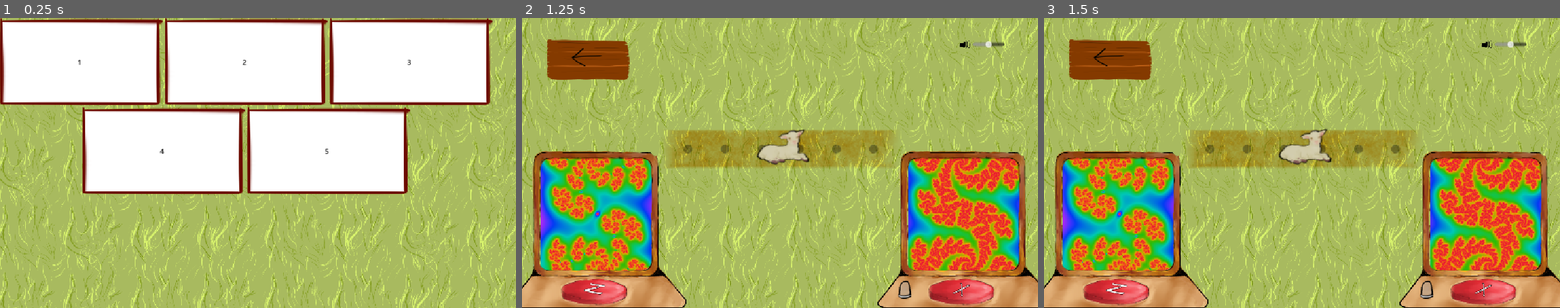
Above: before the commit, frames 1-3 (left to right).
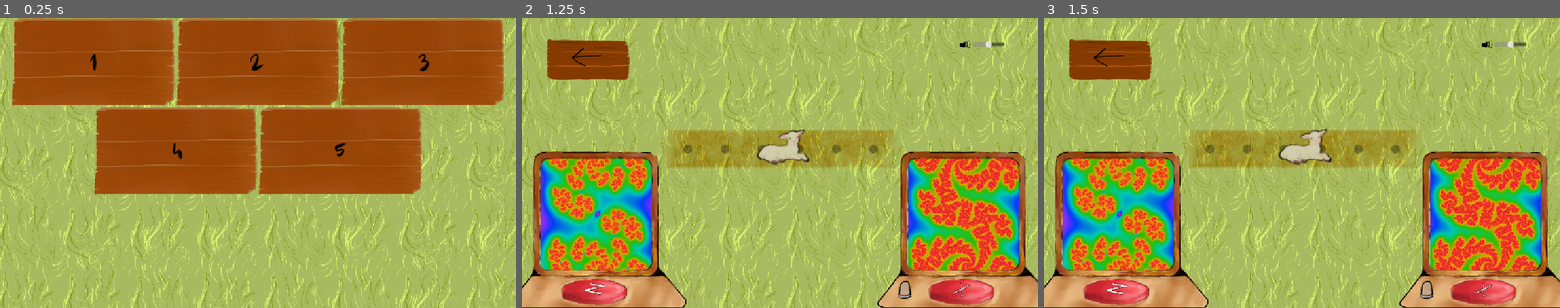
Above: after the commit, the same moments.

Repository: Wallted/ldjam-59
Game: Godot game, scene res://main.tscn
Same seed, same stepped clock (60 frames per second), same inputs: the game is played once before the commit and once after it. The engine's default icon, where the game draws it, is replaced by a stand-in: a white triangle on a blue panel in a dark square.
Inputs (mouse positions are in pixels of both pictures, inside the frame that each line leads up to):
- Up to frame 1 (0.25 s): no input
- Up to frame 2 (1.25 s): click "1" at 0.5 s
- Up to frame 3 (1.5 s): click (1302, 148) at 1.25 s

The runs differ from the first frame. In frame 1, 48% of the frame differs, in the area x 0-98%, y 0-62%; in frame 2, nothing differs; in frame 3, nothing differs.

Commit message:
fontito digito

Diff:
--- a/assets/level_button.tres
+++ b/assets/level_button.tres
@@ -4,8 +4,5 @@
 
 [resource]
 texture = ExtResource("1_ttg5h")
-texture_margin_left = 8.0
-texture_margin_top = 10.0
-texture_margin_right = 16.0
-texture_margin_bottom = 9.0
-region_rect = Rect2(4, 2, 60, 60)
+region_rect = Rect2(19, 4, 475, 237)
+modulate_color = Color(0.8862745, 0.8862745, 0.8862745, 1)
--- /dev/null
+++ b/assets/level_button_highlight.tres
@@ -0,0 +1,7 @@
+[gd_resource type="StyleBoxTexture" format=3 uid="uid://cajbj8jru1phd"]
+
+[ext_resource type="Texture2D" uid="uid://n17fjm16wy2k" path="res://assets/level_button_bg.png" id="1_xg1fk"]
+
+[resource]
+texture = ExtResource("1_xg1fk")
+region_rect = Rect2(19, 4, 475, 237)
--- a/menu/level_button/level_button.tscn
+++ b/menu/level_button/level_button.tscn
@@ -1,15 +1,20 @@
 [gd_scene format=3 uid="uid://gbudv1i2une2"]
 
+[ext_resource type="FontFile" uid="uid://dkmuesadxthj6" path="res://assets/digits.png" id="1_frgow"]
+[ext_resource type="StyleBox" uid="uid://cajbj8jru1phd" path="res://assets/level_button_highlight.tres" id="1_oc4oc"]
 [ext_resource type="StyleBox" uid="uid://d1gngm1geoatt" path="res://assets/level_button.tres" id="1_pbqjf"]
 [ext_resource type="Script" uid="uid://cu3bv20eod1gs" path="res://menu/level_button/level_button.gd" id="2_or0e7"]
 [ext_resource type="Texture2D" uid="uid://bwj5y360ujs13" path="res://assets/ufo1.png" id="3_oc4oc"]
 
-[node name="LevelButton" type="Button" unique_id=582310369]
+[node name="LevelButton" type="Button" unique_id=684907797]
 offset_right = 62.0
 offset_bottom = 39.0
 theme_override_colors/font_color = Color(0, 0, 0, 1)
-theme_override_font_sizes/font_size = 16
+theme_override_fonts/font = ExtResource("1_frgow")
+theme_override_font_sizes/font_size = 64
 theme_override_styles/normal = ExtResource("1_pbqjf")
+theme_override_styles/pressed = ExtResource("1_oc4oc")
+theme_override_styles/hover = ExtResource("1_oc4oc")
 script = ExtResource("2_or0e7")
 
 [node name="CompletionMark" type="TextureRect" parent="." unique_id=1432984207]
--- a/menu/menu.tscn
+++ b/menu/menu.tscn
@@ -45,6 +45,7 @@
 layout_mode = 0
 offset_right = 1152.0
 offset_bottom = 647.0
+alignment = 1
 last_wrap_alignment = 2
 
 [connection signal="pressed" from="Tutorial/TextureButton" to="." method="_on_texture_button_pressed"]
Binary file added: assets/digits.png
Not shown, added: assets/digits.png.import
Binary file changed: assets/level_button_bg.png
